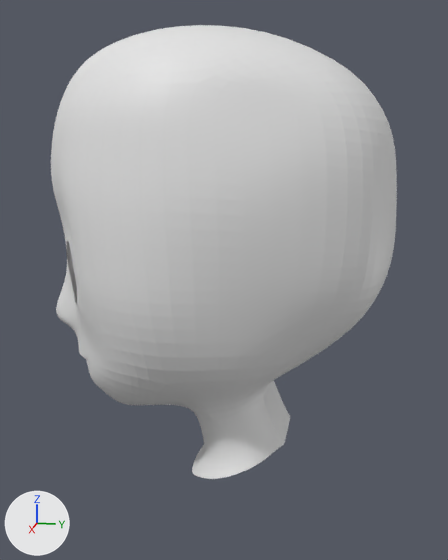
The Blender file steampunk.blend as it was, and as the next commit left it.
Rendered twice from a camera (50 mm lens) standing at (7.18, 1.54, 10.83) and looking at (-0.02, 0.1, 9.03). Every picture has the same lights, and +X, +Y and +Z are marked at lower left.
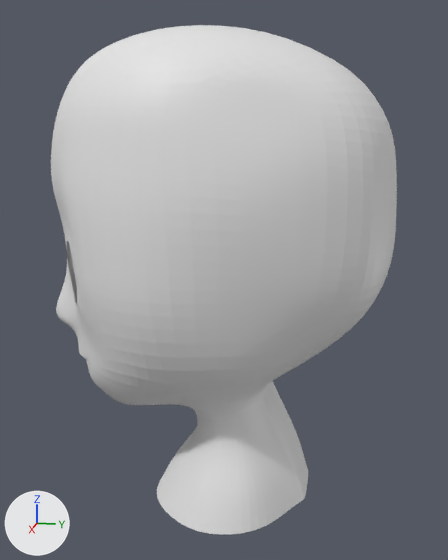
Changed parts and their boxes [x1, y1, x2, y2] in the pictures (448 x 560 px):
'Plane', reshaped (12% taller): before [51, 25, 397, 479]; after [51, 25, 397, 535]
part 1 of me_plane, built on: before [190, 380, 290, 479]; after [157, 381, 308, 535]

What the commit changed:
me_plane is used by ob_plane; location (0.0, 0.0, 8.19); rotation (1.571, 0.0, 0.0), in degrees (90, 0, 0).
me_plane had 189 vertices, 160 faces and spanned x 0.0..1.74, y -1.6..3.76, z -2.07..2.17.
me_plane now has 199 vertices, 169 faces and spans x 0.0..1.74, y -2.0..3.76, z -2.07..2.17.
Part 1, on me_plane:
3 vertices in x 0.0..0.42, y -0.63, z -0.73..-0.72 move by (0.0, 0.03, 0.04).
27 vertices move from x 0.0..0.88, y -1.6..-0.65, z -0.93..0.3 to x 0.0..1.01, y -1.55..-0.61, z -1.05..0.58.
10 vertices are added at x 0.0..1.11, y -2.0..-1.79, z -1.2..0.81.
9 new faces join them.
